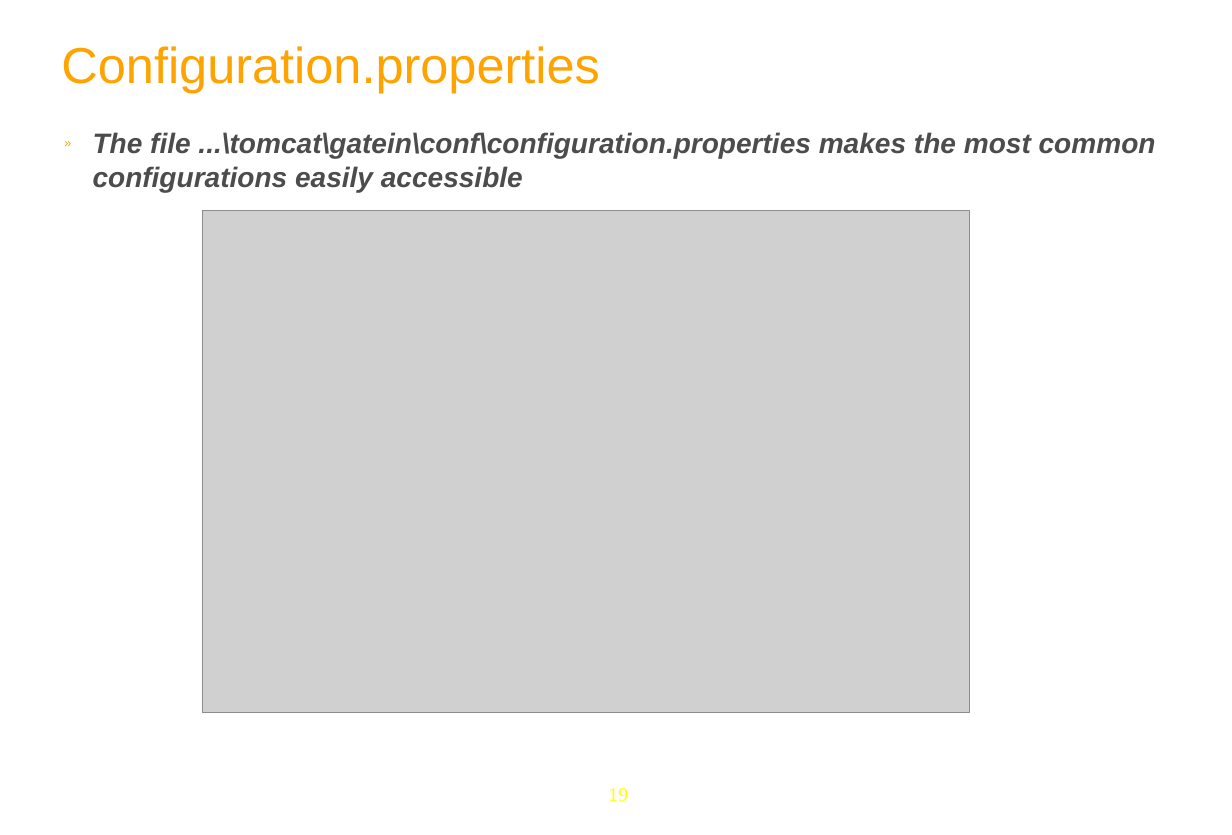
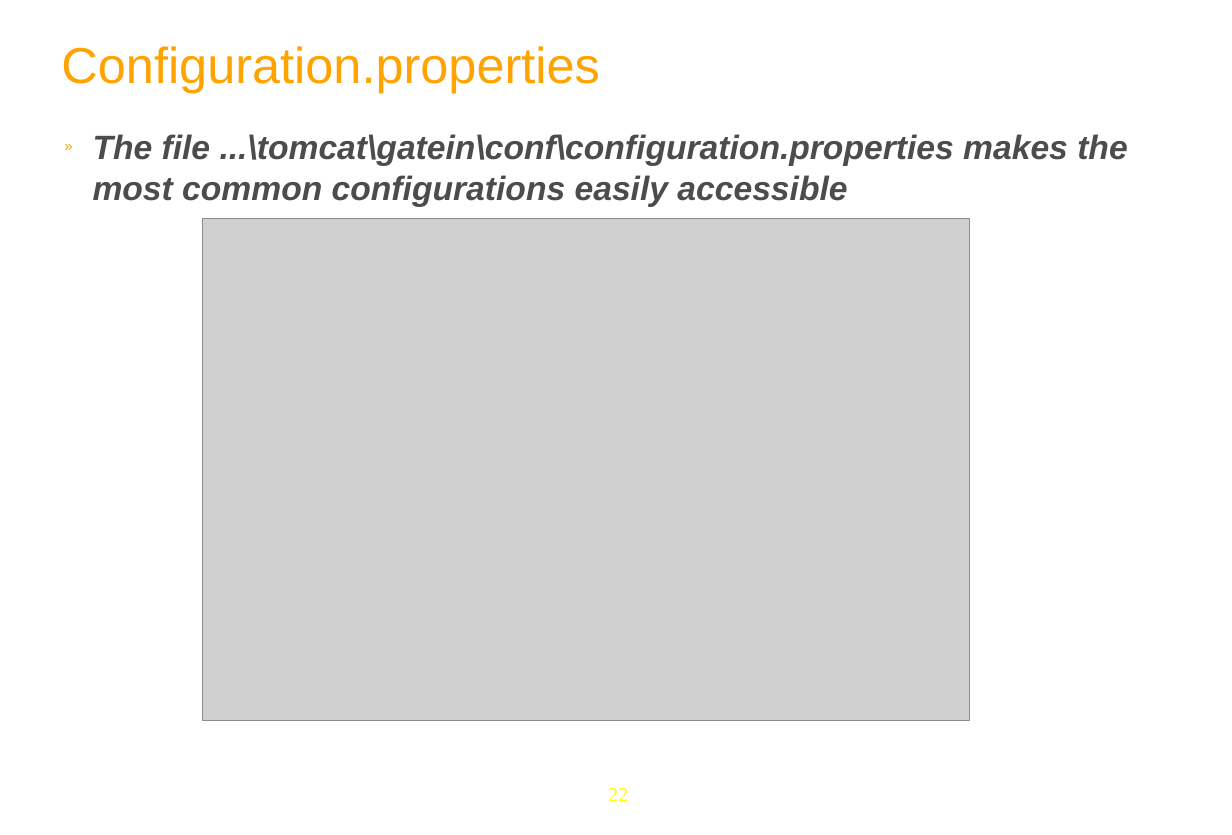
Before and after one commit to anhvurz90/training, a slide deck: slide 22 of exo-developer/210-configuration/slides/210-Portal-configuration-XDev-en.ppt (slide 19 before the commit). Drawn at 1232x835 pixels with LibreOffice and Linux fonts; fonts in the diff are those of the drawing; grey boxes stand for pictures; background and template pictures are left out. Boxes give left, top, right and bottom in pixels: in the first picture for what was removed or moved away, otherwise in the second. Text is boxed around its words. In the diff, an @@ line names an element or a change of style, - is before the commit and + after.

```diff
--- a/exo-developer/210-configuration/slides/210-Portal-configuration-XDev-en.ppt
+++ b/exo-developer/210-configuration/slides/210-Portal-configuration-XDev-en.ppt
@@ text "The file ...\tomcat\gatein\conf\configuration.properties mak ..." at (x1=93, y1=134, x2=1127, y2=207): size 20 to 24 pt @@
@@ picture moved from (x1=203, y1=211, x2=970, y2=713) to (x1=203, y1=218, x2=970, y2=720) @@
@@ page number at (x1=608, y1=788, x2=628, y2=801): text changed @@
-19
+22
```
Also in this commit, not shown: 47 other slides changed, 11 slides added, 2 slides removed.
